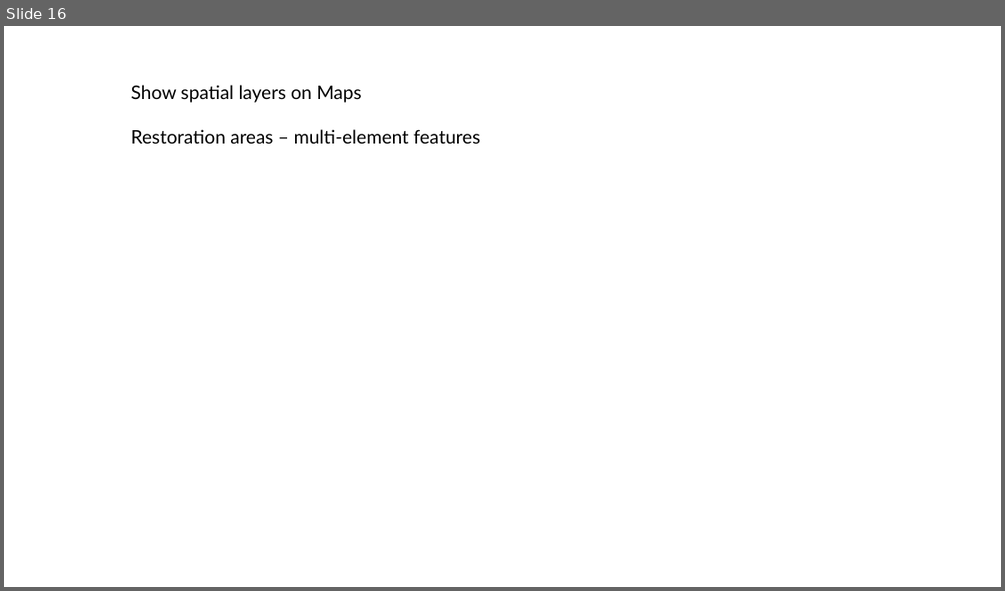
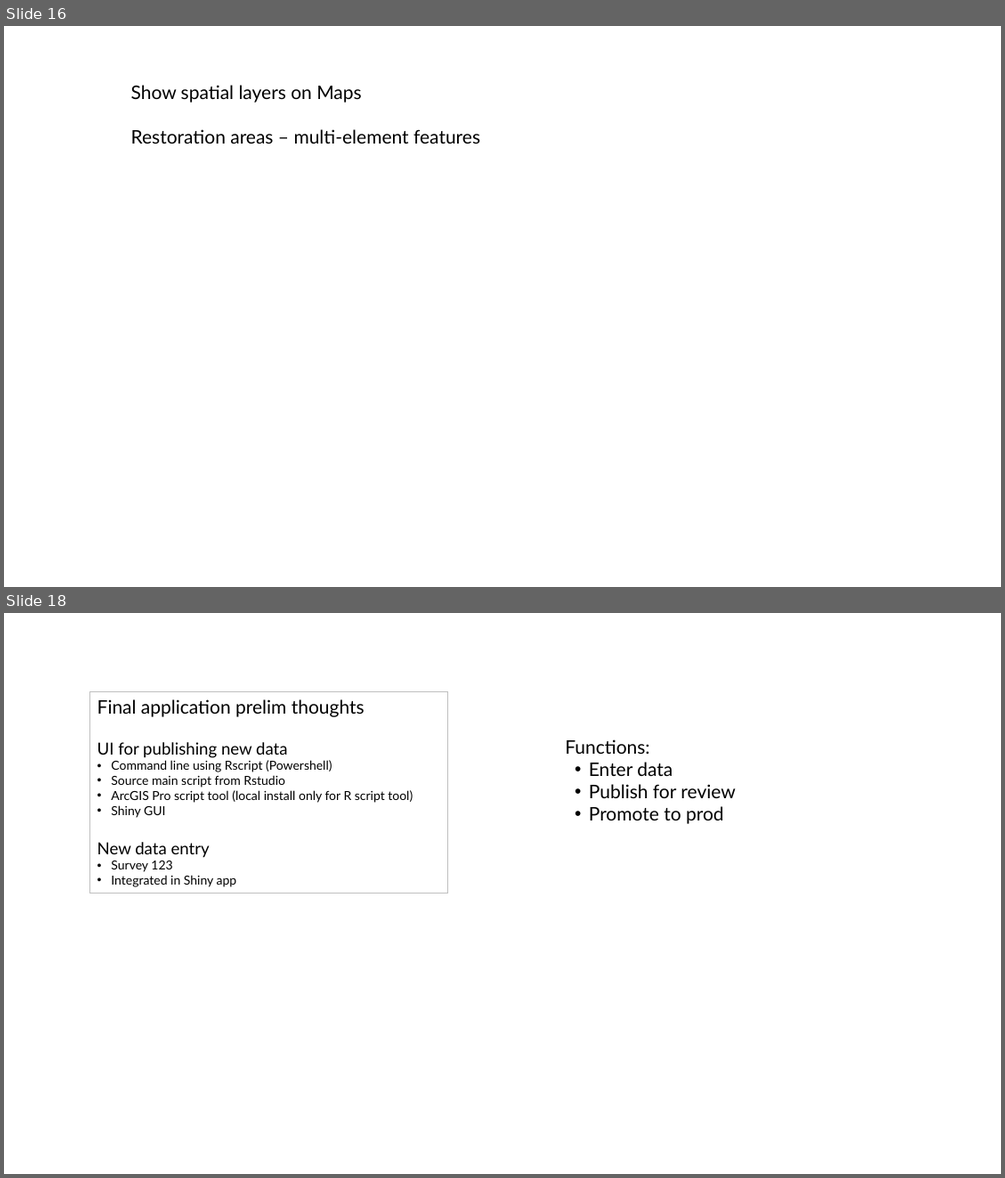
Before and after one commit to WA-Nearshore/seagrass-restoration-processing, a slide deck: docs/seagrass_restoration_storymap_notes.pptx. Shown one above the other, each under a label of ours: slide 16 before the commit, slides 16 and 18 after it; the slides between them are not shown. The pictures are 1005x591 and 1005x1178 pixels, drawn with LibreOffice and Linux fonts; fonts in the diff are those of the drawing. Boxes give left, top, right and bottom in pixels: in the first picture for what was removed or moved away, otherwise in the second. Text is boxed around its words. In the diff, an @@ line names an element or a change of style, - is before the commit and + after.

```diff
--- a/docs/seagrass_restoration_storymap_notes.pptx
+++ b/docs/seagrass_restoration_storymap_notes.pptx
@@ slide 18 added at [4, 613, 1001, 1174], background #FFFFFF @@
@@ rectangle added at [90, 692, 448, 893], outline #BFBFBF 0.75 pt, 12 pt, text #000000 @@
+Final application prelim thoughts
+UI for publishing new data
+• Command line using Rscript (Powershell)
+• Source main script from Rstudio
+• ArcGIS Pro script tool (local install only for R script tool)
+• Shiny GUI
+New data entry
+• Survey 123
+• Integrated in Shiny app
@@ text added at [565, 739, 735, 824], 18 pt, text #000000 @@
+Functions:
+• Enter data
+• Publish for review
+• Promote to prod
```
Also in this commit, not shown: 3 slides changed, 5 other slides added, 4 other files.
